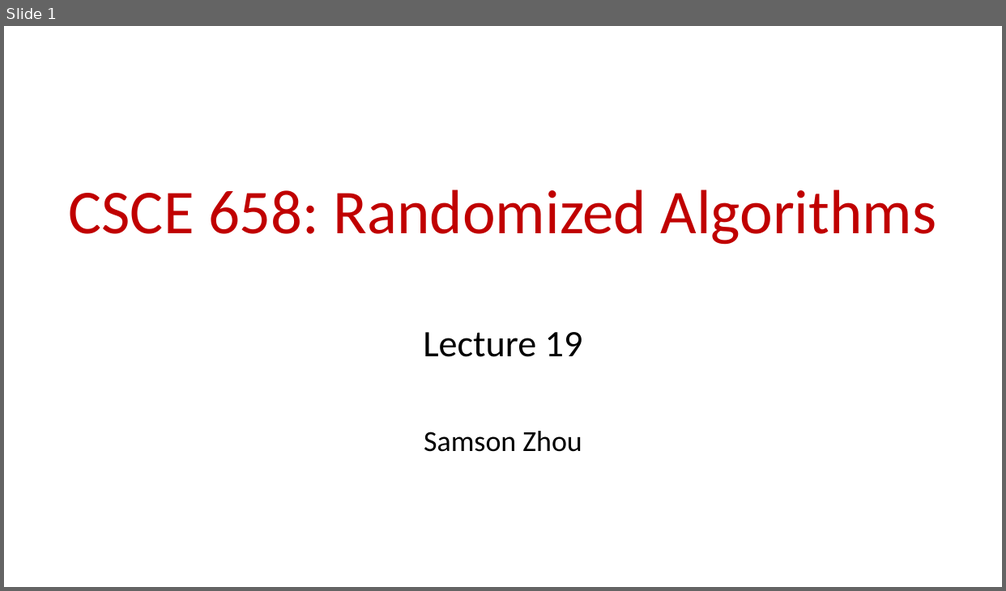
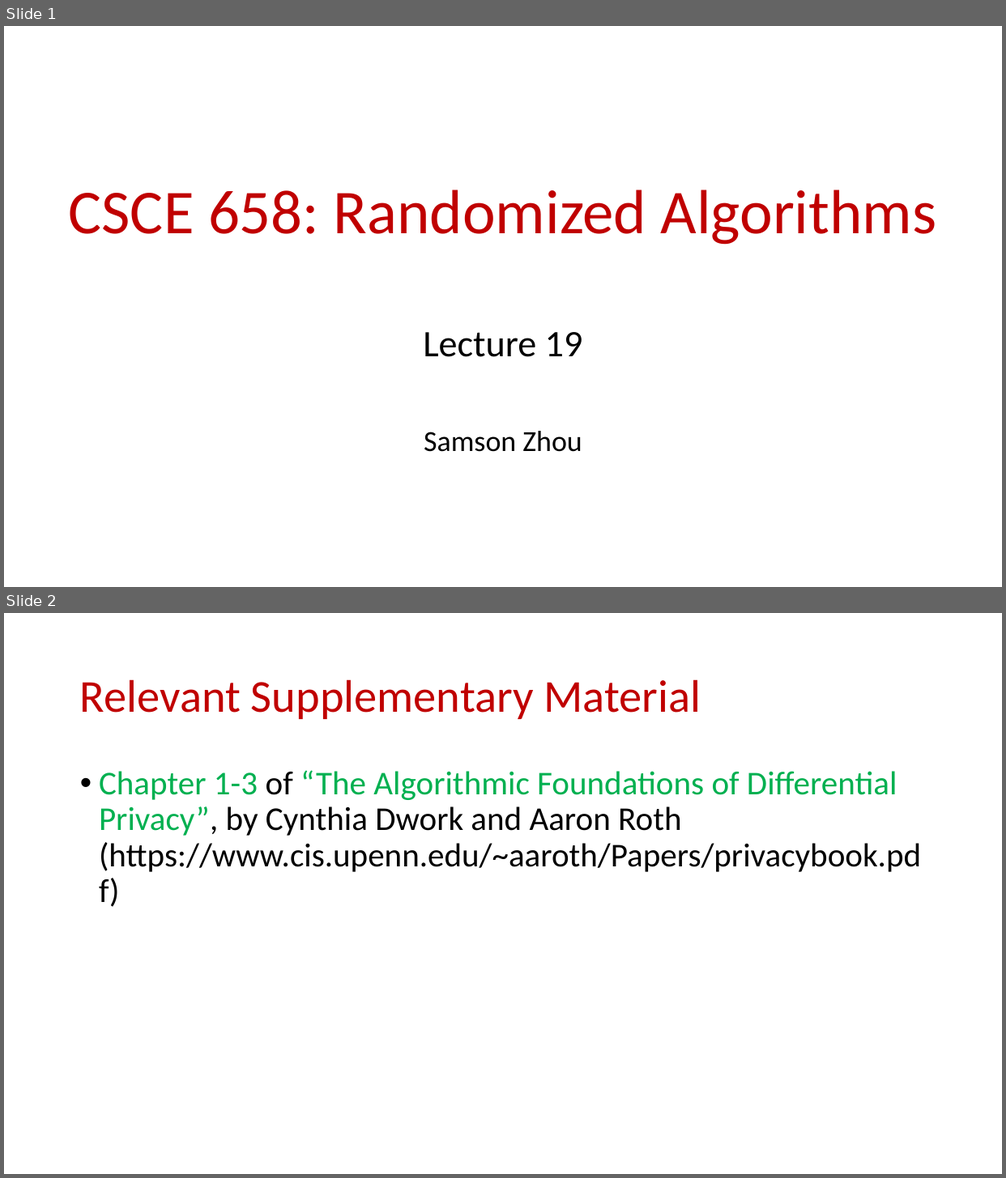
Before and after one commit to samsonzhou/samsonzhou.github.io, a slide deck: CSCE658-S24/L19.pptx. Shown one above the other, each under a label of ours: slide 1 before the commit, slides 1 and 2 after it. The pictures are 1006x591 and 1006x1178 pixels, drawn with LibreOffice and Linux fonts; fonts in the diff are those of the drawing. Boxes give left, top, right and bottom in pixels: in the first picture for what was removed or moved away, otherwise in the second. Text is boxed around its words. In the diff, an @@ line names an element or a change of style, - is before the commit and + after.

```diff
--- a/CSCE658-S24/L19.pptx
+++ b/CSCE658-S24/L19.pptx
@@ slide 2 added at (x1=4, y1=613, x2=1002, y2=1174), background #FFFFFF @@
@@ title added at (x1=80, y1=679, x2=701, y2=719), 44 pt, text #C00000 @@
+Relevant Supplementary Material
@@ text added at (x1=99, y1=770, x2=921, y2=872), 32 pt, text #000000 @@
+• Chapter 1-3 of “The Algorithmic Foundations of Differential Privacy”, by Cynthia Dwork and Aaron Roth (https://www.cis.upenn.edu/~aaroth/Papers/privacybook.pdf)
```
Also in this commit, not shown: 1 slide changed, 27 other slides added.
